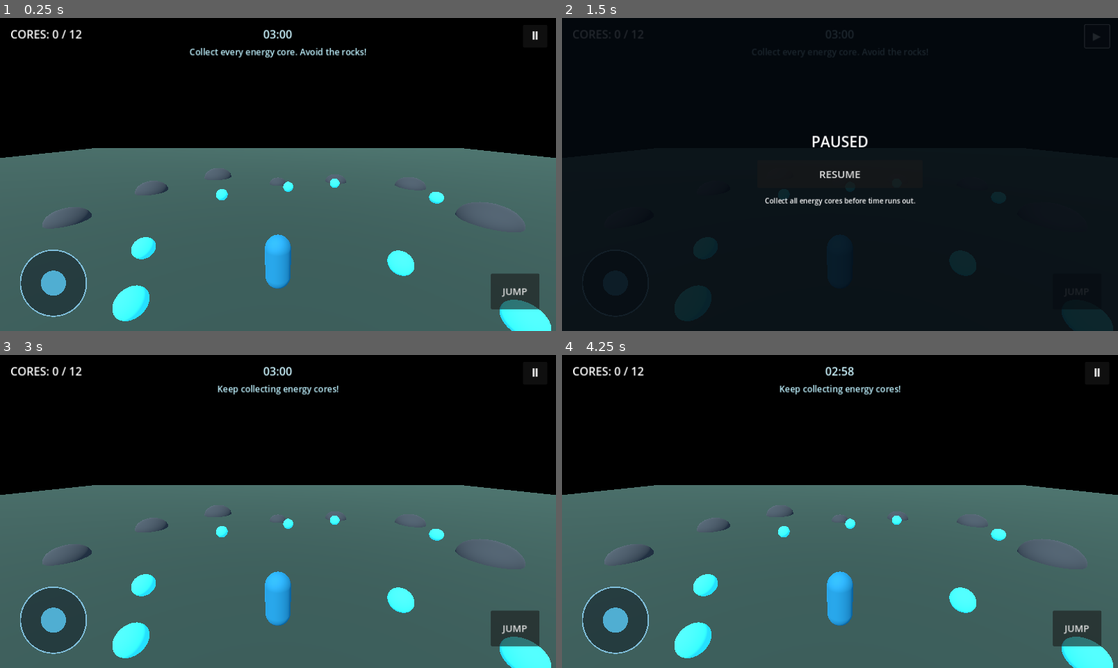
Above: before the commit, frames 1-4 (two rows, left to right).
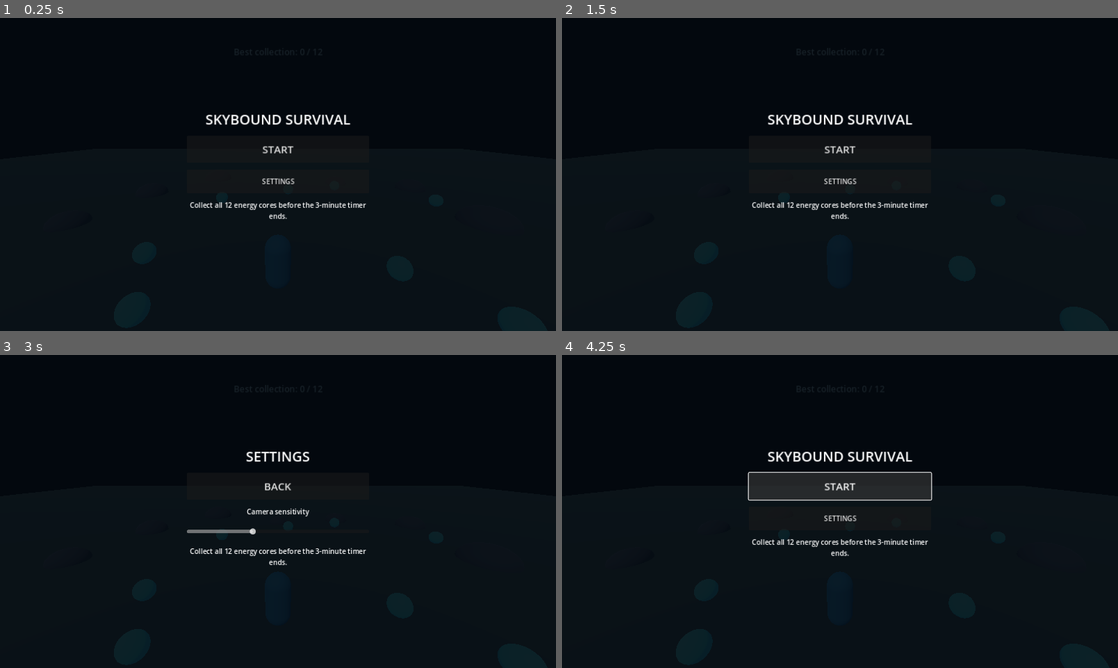
Above: after the commit, the same moments.

Repository: ducky6464/My-mc-client-
Game: Godot game, scene res://scenes/main.tscn
The game is run twice, just before and just after one commit, with the same random seed, the same clock (stepped at 60 frames per second) and the same inputs.
Inputs (mouse positions are in pixels of both pictures, inside the frame that each line leads up to):
- Up to frame 1 (0.25 s): no input
- Up to frame 2 (1.5 s): click (1095, 36) at 0.5 s, where only the run before the commit has a clickable "Ⅱ"; click (1095, 36) at 1.25 s, where only the run before the commit has a clickable "▶"
- Up to frame 3 (3 s): click (517, 627) at 2 s, where only the run before the commit has a clickable "JUMP"; click (278, 517) at 2.75 s, where only the run after the commit has a clickable "SETTINGS"
- Up to frame 4 (4.25 s): click (840, 486) at 3.5 s, where only the run after the commit has a clickable "BACK"

The runs differ from the first frame. In frame 1, 59% of the frame differs, in the area x 0-100%, y 3-100%; in frame 2, 1.7%; in frame 3, 59%; in frame 4, 60%.

Commit message:
Add main menu settings and saved collection record

Diff:
--- a/scripts/game.gd
+++ b/scripts/game.gd
@@ -2,14 +2,16 @@
 
 const PlayerScript = preload("res://scripts/player.gd")
 const JoystickScript = preload("res://scripts/touch_joystick.gd")
-
 const ROUND_SECONDS := 180.0
+const SAVE_PATH := "user://skybound_save.cfg"
 
 var player: CharacterBody3D
 var joystick: TouchJoystick
+var jump_button: Button
 var score := 0
 var total_cores := 12
 var seconds_left := ROUND_SECONDS
+var best_score := 0
 var score_label: Label
 var message_label: Label
 var timer_label: Label
@@ -17,14 +19,20 @@
 var overlay: ColorRect
 var overlay_title: Label
 var overlay_button: Button
+var menu_settings_button: Button
+var settings_label: Label
+var sensitivity_slider: HSlider
 var round_ended := false
 var is_paused := false
+var game_started := false
+var overlay_mode := "menu"
 
 func _ready() -> void:
+	_load_progress()
 	_build_world()
 	_build_player()
 	_build_ui()
-	_update_hud()
+	_show_main_menu()
 
 func _build_world() -> void:
 	var environment := WorldEnvironment.new()
@@ -124,6 +132,7 @@
 	player.name = "Player"
 	player.position = Vector3(0, 0.2, 0)
 	add_child(player)
+	player.set_physics_process(false)
 
 func _build_ui() -> void:
 	var layer := CanvasLayer.new()
@@ -172,9 +181,10 @@
 	joystick.anchor_bottom = 1.0
 	joystick.position = Vector2(28, -205)
 	joystick.size = Vector2(190, 190)
+	joystick.visible = false
 	layer.add_child(joystick)
 
-	var jump_button := Button.new()
+	jump_button = Button.new()
 	jump_button.text = "JUMP"
 	jump_button.anchor_left = 1.0
 	jump_button.anchor_top = 1.0
@@ -184,54 +194,121 @@
 	jump_button.size = Vector2(112, 82)
 	jump_button.add_theme_font_size_override("font_size", 22)
 	jump_button.button_down.connect(_on_jump_pressed)
+	jump_button.visible = false
 	layer.add_child(jump_button)
 
 	overlay = ColorRect.new()
 	overlay.set_anchors_and_offsets_preset(Control.PRESET_FULL_RECT)
-	overlay.color = Color(0.015, 0.035, 0.06, 0.88)
+	overlay.color = Color(0.015, 0.035, 0.06, 0.9)
 	overlay.visible = false
 	overlay.mouse_filter = Control.MOUSE_FILTER_STOP
 	layer.add_child(overlay)
 
 	var panel := VBoxContainer.new()
 	panel.set_anchors_and_offsets_preset(Control.PRESET_CENTER)
-	panel.position = Vector2(-190, -100)
-	panel.size = Vector2(380, 200)
-	panel.add_theme_constant_override("separation", 18)
+	panel.position = Vector2(-210, -150)
+	panel.size = Vector2(420, 300)
+	panel.add_theme_constant_override("separation", 16)
 	overlay.add_child(panel)
 
 	overlay_title = Label.new()
-	overlay_title.text = "PAUSED"
+	overlay_title.text = "SKYBOUND SURVIVAL"
 	overlay_title.horizontal_alignment = HORIZONTAL_ALIGNMENT_CENTER
-	overlay_title.add_theme_font_size_override("font_size", 34)
+	overlay_title.add_theme_font_size_override("font_size", 32)
 	panel.add_child(overlay_title)
 
 	overlay_button = Button.new()
-	overlay_button.text = "RESUME"
-	overlay_button.custom_minimum_size = Vector2(0, 64)
+	overlay_button.text = "START"
+	overlay_button.custom_minimum_size = Vector2(0, 62)
 	overlay_button.add_theme_font_size_override("font_size", 24)
 	overlay_button.pressed.connect(_on_overlay_button_pressed)
 	panel.add_child(overlay_button)
 
+	menu_settings_button = Button.new()
+	menu_settings_button.text = "SETTINGS"
+	menu_settings_button.custom_minimum_size = Vector2(0, 54)
+	menu_settings_button.pressed.connect(_show_settings)
+	panel.add_child(menu_settings_button)
+
+	settings_label = Label.new()
+	settings_label.text = "Camera sensitivity"
+	settings_label.horizontal_alignment = HORIZONTAL_ALIGNMENT_CENTER
+	settings_label.visible = false
+	panel.add_child(settings_label)
+
+	sensitivity_slider = HSlider.new()
+	sensitivity_slider.min_value = 1.0
+	sensitivity_slider.max_value = 8.0
+	sensitivity_slider.step = 0.5
+	sensitivity_slider.value = 3.5
+	sensitivity_slider.custom_minimum_size = Vector2(0, 36)
+	sensitivity_slider.visible = false
+	sensitivity_slider.value_changed.connect(_on_sensitivity_changed)
+	panel.add_child(sensitivity_slider)
+
 	var hint := Label.new()
-	hint.text = "Collect all energy cores before time runs out."
+	hint.text = "Collect all 12 energy cores before the 3-minute timer ends."
 	hint.horizontal_alignment = HORIZONTAL_ALIGNMENT_CENTER
+	hint.autowrap_mode = TextServer.AUTOWRAP_WORD_SMART
 	hint.add_theme_font_size_override("font_size", 16)
 	panel.add_child(hint)
 
+func _show_main_menu() -> void:
+	overlay_mode = "menu"
+	overlay.visible = true
+	overlay_title.text = "SKYBOUND SURVIVAL"
+	overlay_button.text = "START"
+	overlay_button.visible = true
+	menu_settings_button.visible = true
+	settings_label.visible = false
+	sensitivity_slider.visible = false
+	pause_button.visible = false
+	joystick.visible = false
+	jump_button.visible = false
+	message_label.text = "Best collection: %d / %d" % [best_score, total_cores]
+
+func _show_settings() -> void:
+	overlay_mode = "settings"
+	overlay_title.text = "SETTINGS"
+	overlay_button.text = "BACK"
+	menu_settings_button.visible = false
+	settings_label.visible = true
+	sensitivity_slider.visible = true
+	sensitivity_slider.value = player.look_sensitivity * 1000.0
+
+func _on_sensitivity_changed(value: float) -> void:
+	if player:
+		player.look_sensitivity = value / 1000.0
+
+func _start_game() -> void:
+	game_started = true
+	is_paused = false
+	round_ended = false
+	seconds_left = ROUND_SECONDS
+	score = 0
+	player.position = Vector3(0, 0.2, 0)
+	player.velocity = Vector3.ZERO
+	player.set_physics_process(true)
+	overlay.visible = false
+	pause_button.visible = true
+	pause_button.disabled = false
+	joystick.visible = true
+	jump_button.visible = true
+	_update_hud()
+
 func _process(delta: float) -> void:
-	if not round_ended and not is_paused:
+	if game_started and not round_ended and not is_paused:
 		seconds_left = maxf(0.0, seconds_left - delta)
 		if seconds_left <= 0.0:
 			_finish_round(false)
 		_update_timer()
-	if player and joystick and not is_paused and not round_ended:
+	if player and joystick and not is_paused and game_started and not round_ended:
 		player.set_move_input(joystick.value)
 	for node in get_tree().get_nodes_in_group("rotating_cores"):
 		node.rotate_y(delta * 1.6)
 
 func _unhandled_input(event: InputEvent) -> void:
-	if round_ended or is_paused:
+	if not game_started or round_ended or is_paused:
 		return
 	if event is InputEventScreenDrag and event.position.x > get_viewport().get_visible_rect().size.x * 0.48:
 		player.rotate_view(event.relative)
@@ -241,11 +318,11 @@
 		_toggle_pause()
 
 func _on_jump_pressed() -> void:
-	if not is_paused and not round_ended and player and player.is_on_floor():
+	if game_started and not is_paused and not round_ended and player and player.is_on_floor():
 		player.velocity.y = player.jump_velocity
 
 func _on_core_body_entered(body: Node3D, core: Area3D) -> void:
-	if body != player or bool(core.get_meta("collected")) or round_ended:
+	if body != player or bool(core.get_meta("collected")) or round_ended or not game_started:
 		return
 	core.set_meta("collected", true)
 	score += 1
@@ -255,39 +332,69 @@
 		_finish_round(true)
 
 func _toggle_pause() -> void:
-	if round_ended:
+	if not game_started or round_ended:
 		return
 	is_paused = not is_paused
 	get_tree().paused = is_paused
 	overlay.visible = is_paused
 	pause_button.text = "▶" if is_paused else "Ⅱ"
 	if is_paused:
+		overlay_mode = "pause"
 		overlay_title.text = "PAUSED"
 		overlay_button.text = "RESUME"
-	else:
-		message_label.text = "Keep collecting energy cores!"
+		menu_settings_button.visible = false
+		settings_label.visible = false
+		sensitivity_slider.visible = false
 
 func _on_overlay_button_pressed() -> void:
-	if round_ended:
-		get_tree().reload_current_scene()
-	elif is_paused:
-		_toggle_pause()
+	match overlay_mode:
+		"menu":
+			_start_game()
+		"settings":
+			_show_main_menu()
+		"pause":
+			_toggle_pause()
+		"finished":
+			get_tree().paused = false
+			get_tree().reload_current_scene()
 
 func _finish_round(won: bool) -> void:
 	round_ended = true
 	is_paused = false
 	get_tree().paused = false
+	overlay_mode = "finished"
 	overlay.visible = true
 	pause_button.disabled = true
+	joystick.visible = false
+	jump_button.visible = false
+	menu_settings_button.visible = false
+	settings_label.visible = false
+	sensitivity_slider.visible = false
 	overlay_title.text = "ARENA CLEARED!" if won else "TIME'S UP"
 	overlay_button.text = "PLAY AGAIN"
+	overlay_button.visible = true
 	message_label.text = "You collected every energy core!" if won else "Try again and collect all the cores."
+	if score > best_score:
+		best_score = score
+		_save_progress()
+
+func _load_progress() -> void:
+	var config := ConfigFile.new()
+	if config.load(SAVE_PATH) == OK:
+		best_score = int(config.get_value("progress", "best_score", 0))
+
+func _save_progress() -> void:
+	var config := ConfigFile.new()
+	config.set_value("progress", "best_score", best_score)
+	config.save(SAVE_PATH)
 
 func _update_timer() -> void:
 	var whole_seconds := int(ceil(seconds_left))
 	timer_label.text = "%02d:%02d" % [whole_seconds / 60, whole_seconds % 60]
 	if seconds_left <= 30.0:
 		timer_label.add_theme_color_override("font_color", Color(1.0, 0.72, 0.38))
+	else:
+		timer_label.add_theme_color_override("font_color", Color(0.8, 0.96, 1.0))
 
 func _update_hud() -> void:
 	score_label.text = "CORES: %d / %d" % [score, total_cores]
